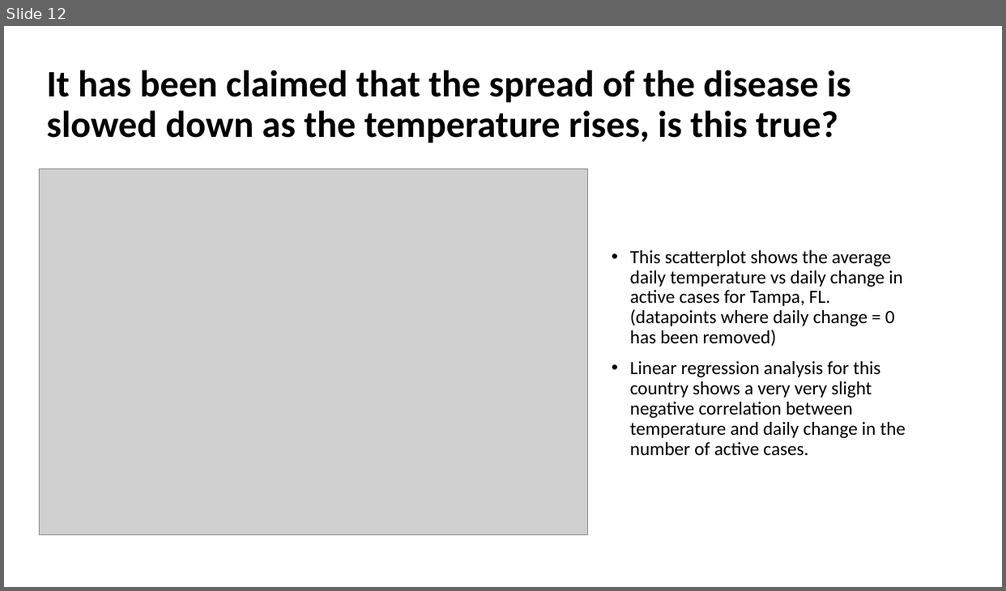
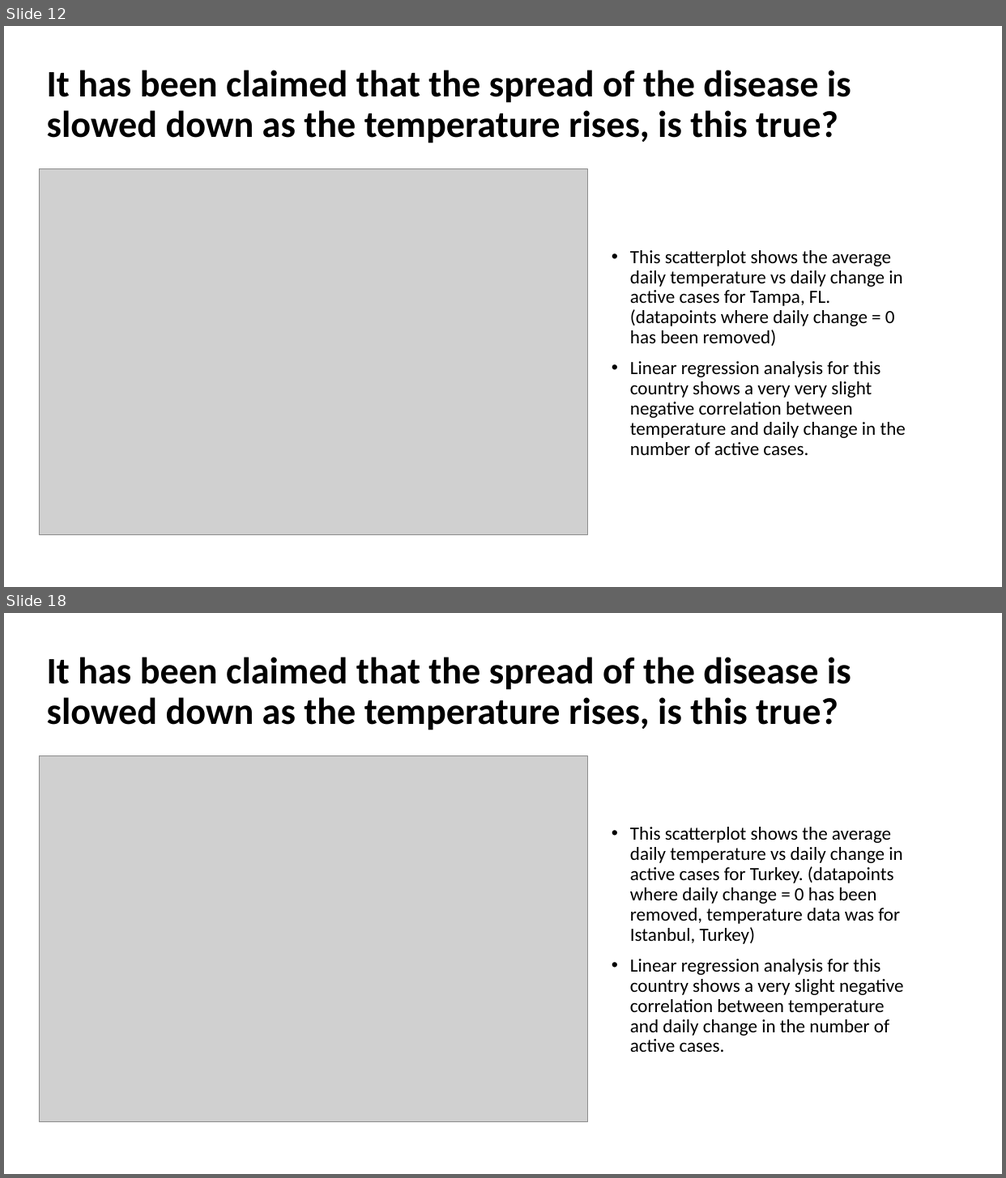
Before and after one commit to PhillipWangAust/Covid-19_Project1, a slide deck: Covid Project Final.pptx. Shown one above the other, each under a label of ours: slide 12 before the commit, slides 12 and 18 after it; the slides between them are not shown. The pictures are 1006x591 and 1006x1178 pixels, drawn with LibreOffice and Linux fonts; fonts in the diff are those of the drawing; grey boxes stand for pictures. Boxes give left, top, right and bottom in pixels: in the first picture for what was removed or moved away, otherwise in the second. Text is boxed around its words. In the diff, an @@ line names an element or a change of style, - is before the commit and + after.

```diff
--- a/Covid Project Final.pptx
+++ b/Covid Project Final.pptx
@@ slide 18 added at box(4, 613, 1002, 1174), background #FFFFFF @@
@@ title added at box(47, 657, 851, 730), 36 pt, text #000000, bold @@
+It has been claimed that the spread of the disease is slowed down as the temperature rises, is this true?
@@ picture added at box(39, 756, 588, 1122) @@
@@ text added at box(630, 827, 903, 1052), 18 pt, text #000000 @@
+• This scatterplot shows the average daily temperature vs daily change in active cases for Turkey. (datapoints where daily change = 0 has been removed, temperature data was for Istanbul, Turkey)
+• Linear regression analysis for this country shows a very slight negative correlation between temperature and daily change in the number of active cases.
```
Also in this commit, not shown: 3 slides changed, 8 other slides added, 12 other files.
